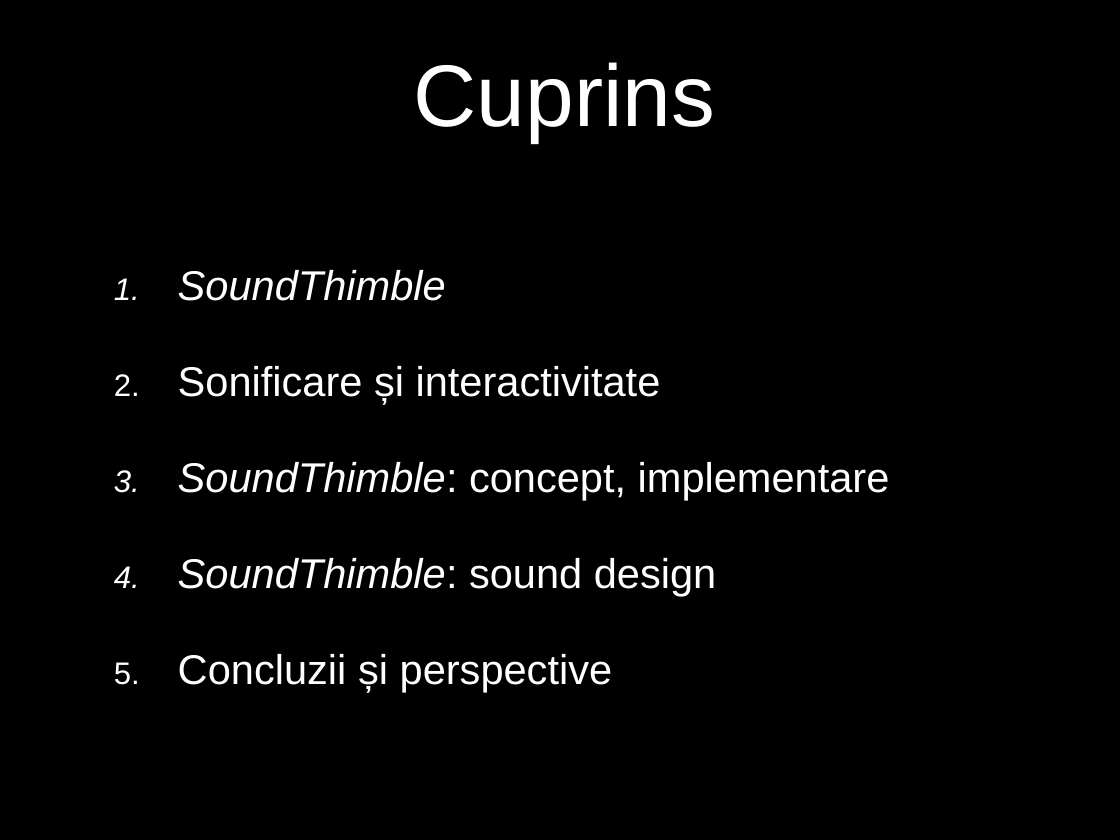
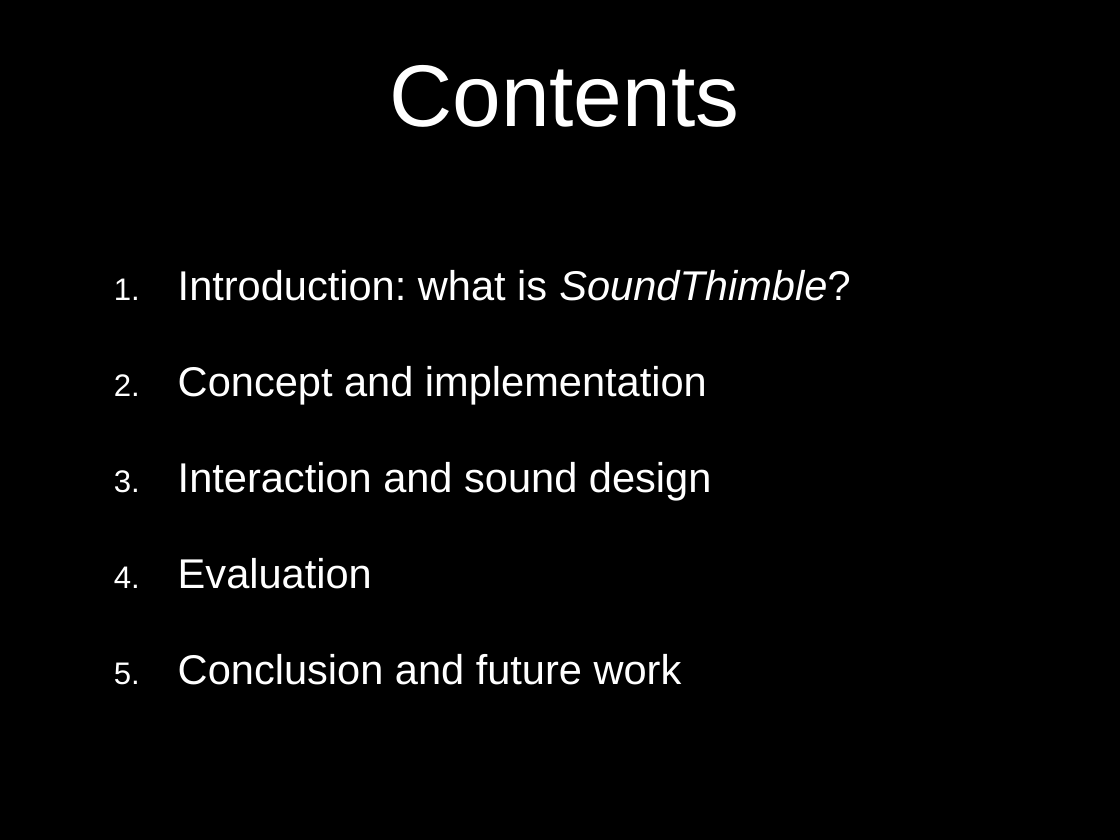
Before and after one commit to RVirmoors/viconOSC, a slide deck: slide 2 of _am/_ppt/amostly-grig.pptx. Drawn at 1120x840 pixels with LibreOffice and Linux fonts; fonts in the diff are those of the drawing. Boxes give left, top, right and bottom in pixels: in the first picture for what was removed or moved away, otherwise in the second. Text is boxed around its words. In the diff, an @@ line names an element or a change of style, - is before the commit and + after.

```diff
--- a/_am/_ppt/amostly-grig.pptx
+++ b/_am/_ppt/amostly-grig.pptx
@@ title at box(389, 65, 739, 127): text changed @@
-Cuprins
+Contents
@@ text at box(178, 270, 850, 685): text changed @@
-1. SoundThimble
-2. Sonificare și interactivitate
-3. SoundThimble: concept, implementare
-4. SoundThimble: sound design
-5. Concluzii și perspective
+1. Introduction: what is SoundThimble?
+2. Concept and implementation
+3. Interaction and sound design
+4. Evaluation
+5. Conclusion and future work
```
Also in this commit, not shown: 7 other slides changed, 8 slides added, 7 slides removed, 1 other file.
